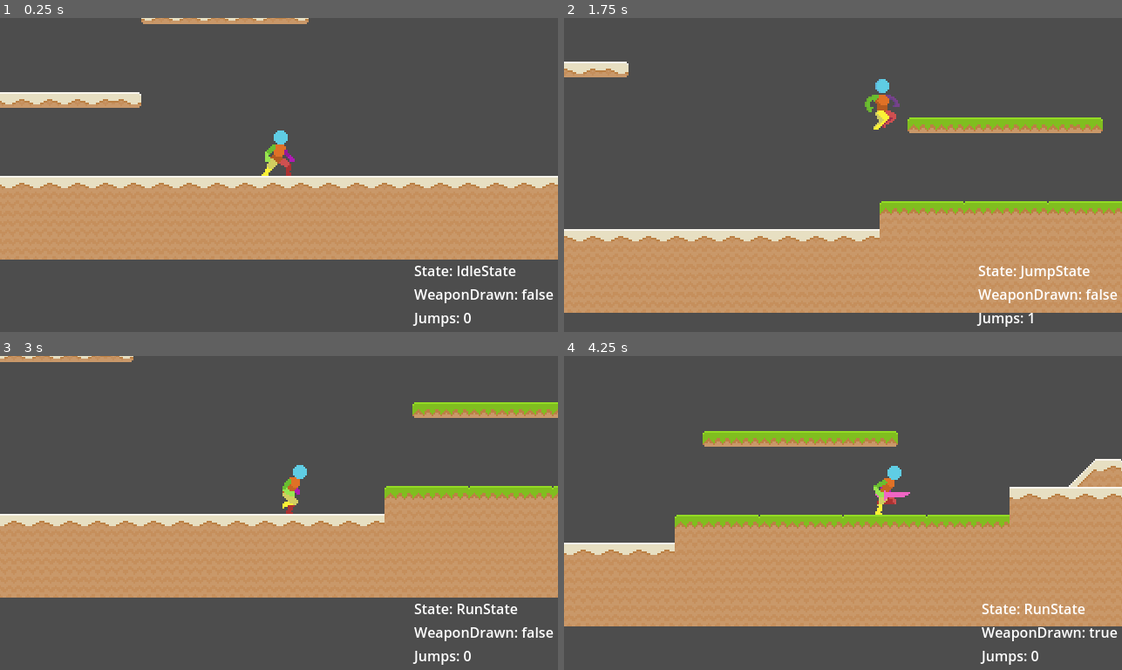
Above: before the commit, frames 1-4 (two rows, left to right).
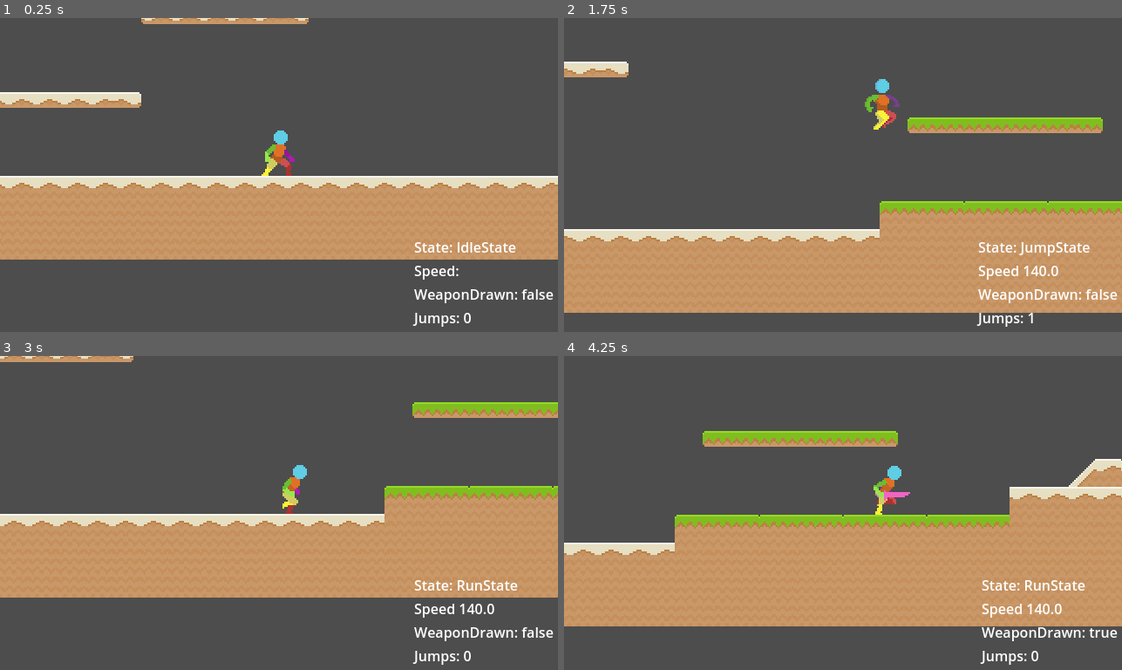
Above: after the commit, the same moments.

Repository: deanblackborough/godot-platformer
Game: Godot game, scene res://Scenes/Game.tscn
Two runs of this game, one before a commit and one after it. Both use one fixed random seed, a clock stepped at 60 frames per second and the inputs below.
Inputs:
- Up to frame 1 (0.25 s): no input
- Up to frame 2 (1.75 s): hold D (moveRight) from 0.53 s (still down); tap G (toggleWeapon) at 0.6, 1.35 s; tap Space (jump) at 0.77, 1.52 s
- Up to frame 3 (3 s): release D (moveRight) at 2.03 s; hold A (moveLeft) 2.03-2.78 s; tap G (toggleWeapon) at 2.1, 2.85 s; hold D (moveRight) from 2.78 s (still down)
- Up to frame 4 (4.25 s): keep holding D (moveRight); tap Space (jump) at 3.02, 3.77 s; tap G (toggleWeapon) at 3.6 s

The runs differ from the first frame. In frame 1, 0.6% of the frame differs, in the area x 74-93%, y 71-84%; in frame 2, 0.6%, in the area x 74-95%, y 71-84%; in frame 3, 0.6%; in frame 4, 0.6%.

Commit message:
Show player speed

Diff:
--- a/Scenes/Player.tscn
+++ b/Scenes/Player.tscn
@@ -475,10 +475,16 @@
 
 [node name="State" type="Label" parent="CanvasLayer/MarginContainer/VBoxContainer"]
 layout_mode = 2
-text = "PlayerState"
+text = "State: "
+
+[node name="Speed" type="Label" parent="CanvasLayer/MarginContainer/VBoxContainer"]
+layout_mode = 2
+text = "Speed: "
 
 [node name="WeaponDrawn" type="Label" parent="CanvasLayer/MarginContainer/VBoxContainer"]
 layout_mode = 2
+text = "WeaponDrawn: "
 
 [node name="Jumps" type="Label" parent="CanvasLayer/MarginContainer/VBoxContainer"]
 layout_mode = 2
+text = "Jumps: "
--- a/Scripts/Player/Player.gd
+++ b/Scripts/Player/Player.gd
@@ -19,6 +19,7 @@
 @onready var animated_sprite: AnimatedSprite2D = $AnimatedSprite2D
 
 @onready var debug_state: Label = $CanvasLayer/MarginContainer/VBoxContainer/State
+@onready var debug_speed: Label = $CanvasLayer/MarginContainer/VBoxContainer/Speed
 @onready var debug_weapon_drawn: Label = $CanvasLayer/MarginContainer/VBoxContainer/WeaponDrawn
 @onready var debug_jumps: Label = $CanvasLayer/MarginContainer/VBoxContainer/Jumps
 
--- a/Scripts/Player/States/RunState.gd
+++ b/Scripts/Player/States/RunState.gd
@@ -28,6 +28,7 @@
 		player.player_jumps = 0
 
 	var direction = Input.get_axis("moveLeft", "moveRight")
+	player.debug_speed.text = "Speed %s " % str(player.player_speed * direction)
 	player.velocity.x = player.player_speed * direction
 	if direction == 0:
 		player.state_machine.change_state("IdleState")
